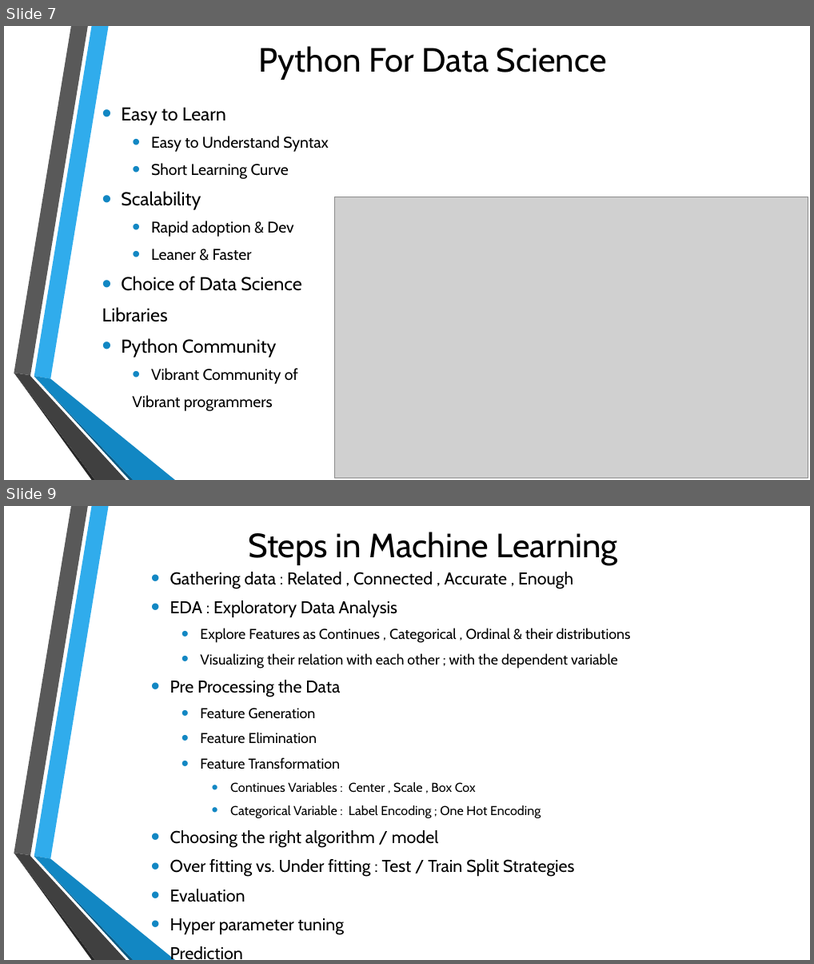
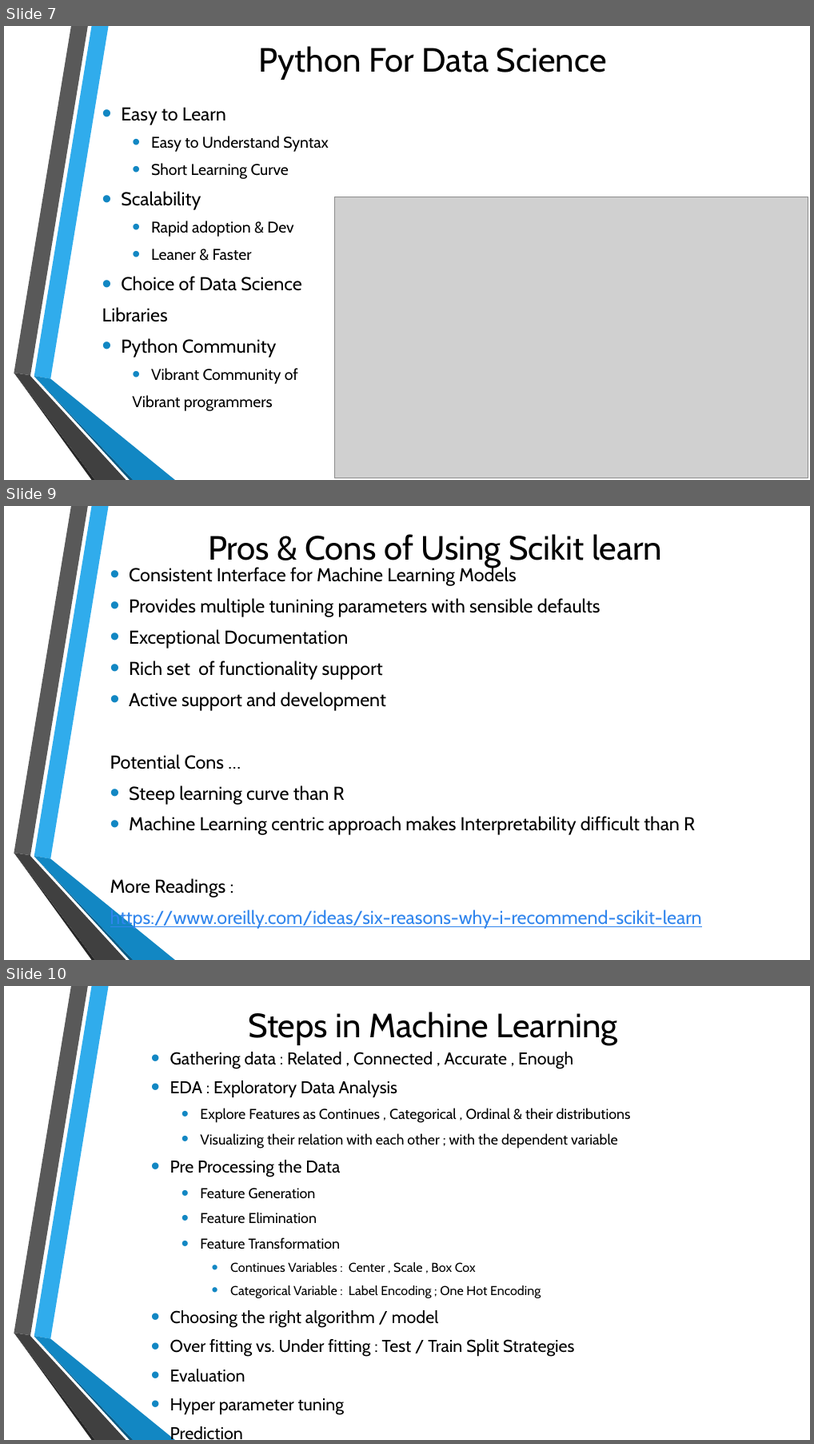
Before and after one commit to GirishGore/Machine-Learning-Using-Python, a slide deck: Demo/ML Introduction using Python.pptx. Shown one above the other, each under a label of ours: slides 7 and 9 before the commit, slides 7, 9 and 10 after it; the slides between them are not shown. The pictures are 814x964 and 814x1444 pixels, drawn with LibreOffice and Linux fonts; fonts in the diff are those of the drawing; grey boxes stand for pictures; background and template pictures are left out. Boxes give left, top, right and bottom in pixels: in the first picture for what was removed or moved away, otherwise in the second. Text is boxed around its words. In the diff, an @@ line names an element or a change of style, - is before the commit and + after.

Commit message:
Updating the Demo introduction lecture for Machine Learning Using Python

```diff
--- a/Demo/ML Introduction using Python.pptx
+++ b/Demo/ML Introduction using Python.pptx
@@ slide 9 added at (4,506,810,960), background picture (left out); not listed: 6 template elements that a slide beside it also shows @@
@@ title added at (208,534,662,568), 40 pt, text #000000 @@
+Pros & Cons of Using Scikit learn
@@ text added at (110,565,702,928), 22.2 pt, text #000000 @@
+• Consistent Interface for Machine Learning Models
+• Provides multiple tunining parameters with sensible defaults
+• Exceptional Documentation
+• Rich set of functionality support
+• Active support and development
+Potential Cons …
+• Steep learning curve than R
+• Machine Learning centric approach makes Interpretability difficult than R
+More Readings :
+https://www.oreilly.com/ideas/six-reasons-why-i-recommend-scikit-learn
@@ what was slide 9 is now slide 10 @@
```
Also in this commit, not shown: 1 slide changed, 2 other slides added, 1 slide removed, 1 other file.
